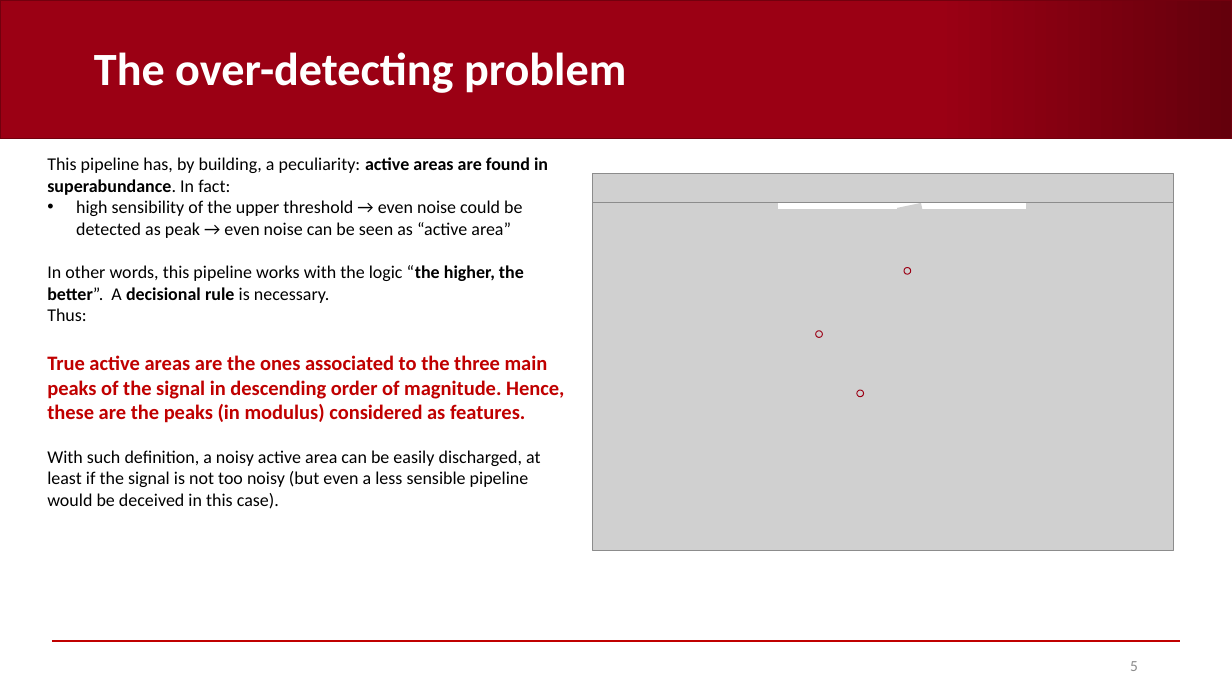
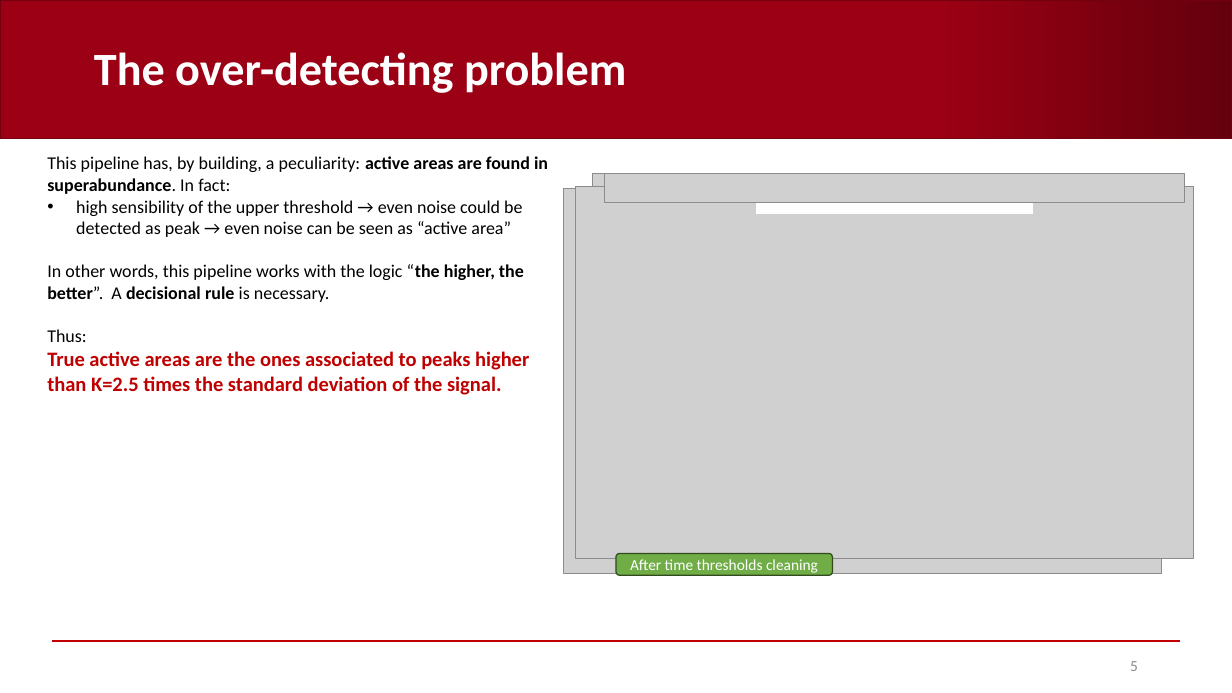
Before and after one commit to AndreaCorrado00/Tesi_magistrale_Corrado_Andrea, a slide deck: slide 5 of Documentation/10. Features and classification results V3.pptx. Drawn at 1232x693 pixels with LibreOffice and Linux fonts; fonts in the diff are those of the drawing; grey boxes stand for pictures; background and template pictures are left out. Boxes give left, top, right and bottom in pixels: in the first picture for what was removed or moved away, otherwise in the second. Text is boxed around its words. In the diff, an @@ line names an element or a change of style, - is before the commit and + after.

Commit message:
enevelope features added to presentation

```diff
--- a/Documentation/10. Features and classification results V3.pptx
+++ b/Documentation/10. Features and classification results V3.pptx
@@ picture added at [604,174,1185,202] @@
@@ picture: place and size @@
-picture at [593,180,1174,551]
+picture at [564,189,1162,574]
@@ picture added at [575,187,1193,558] @@
@@ rectangle: place and size @@
-rectangle at [778,189,1025,209]
+rectangle at [757,194,1033,213]
@@ picture removed at [897,203,936,279] @@
@@ ellipse removed at [904,267,910,274] @@
@@ text at [47,351,529,395]: text changed @@
-True active areas are the ones associated to the three main peaks of the signal in descending order of magnitude. Hence, these are the peaks (in modulus) considered as features.
-With such definition, a noisy active area can be easily discharged, at least if the signal is not too noisy (but even a less sensible pipeline would be deceived in this case).
+True active areas are the ones associated to peaks higher than K=2.5 times the standard deviation of the signal.
@@ ellipse removed at [816,331,823,337] @@
@@ ellipse removed at [857,390,863,396] @@
@@ rounded rectangle added at [616,554,833,576], fill #70AD47, outline #314C1F 1 pt, 12 pt, text #FFFFFF @@
+After time thresholds cleaning
```
Also in this commit, not shown: 3 other slides changed, 1 slide added, 2 slides removed.
